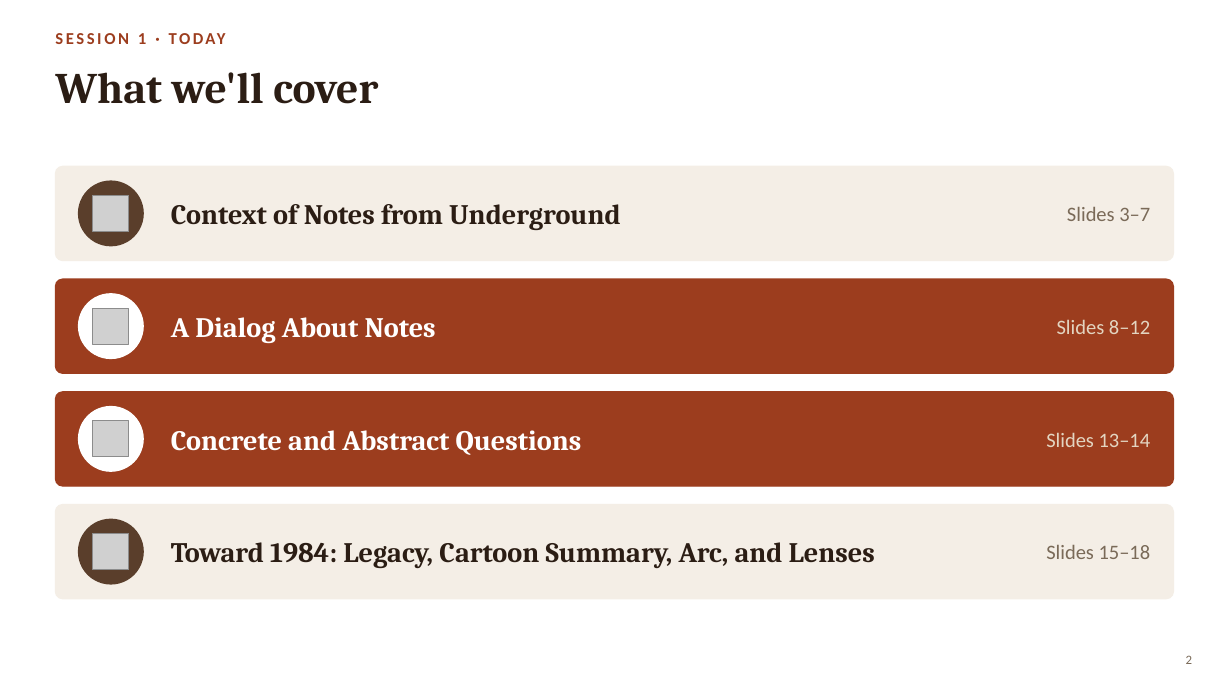
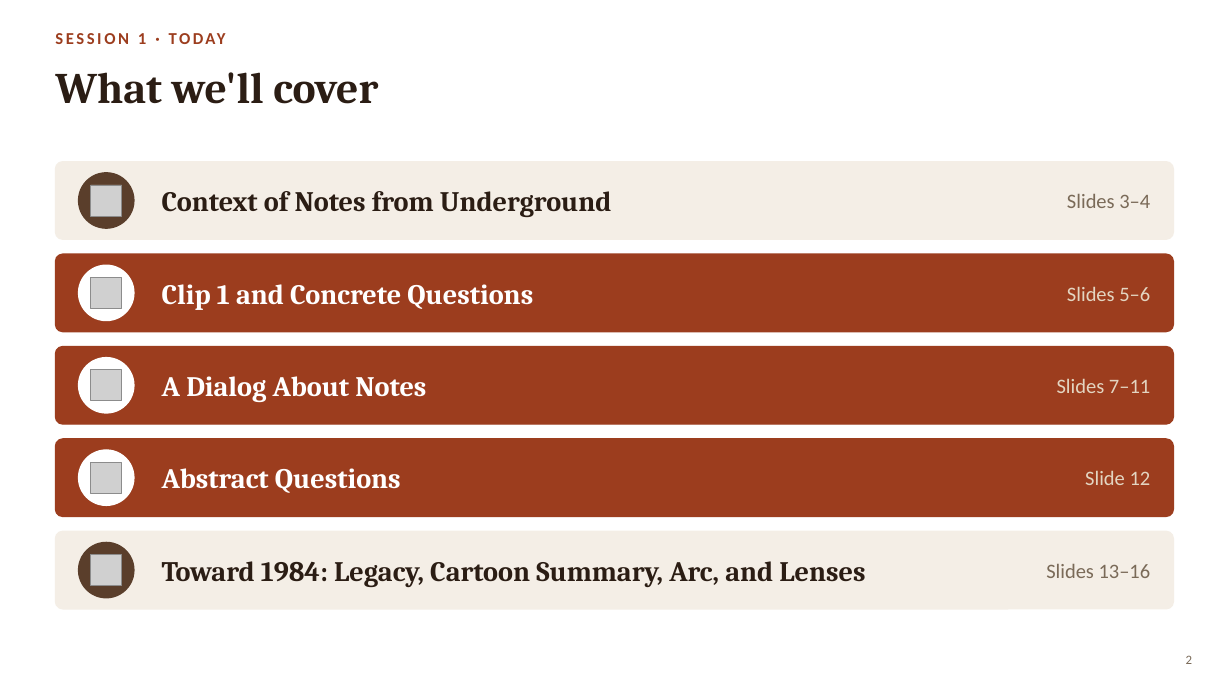
Before and after one commit to seaxelrod/BOLLI-f26-tales-of-defiance, a slide deck: slide 2 of mind_control_1/DMC_Week1_NotesFromUnderground.pptx. Drawn at 1232x693 pixels with LibreOffice and Linux fonts; fonts in the diff are those of the drawing; grey boxes stand for pictures. Boxes give left, top, right and bottom in pixels: in the first picture for what was removed or moved away, otherwise in the second. Text is boxed around its words. In the diff, an @@ line names an element or a change of style, - is before the commit and + after.

```diff
--- a/mind_control_1/DMC_Week1_NotesFromUnderground.pptx
+++ b/mind_control_1/DMC_Week1_NotesFromUnderground.pptx
@@ rounded rectangle: place and size @@
-rounded rectangle at <box>55,166,1174,261</box>
+rounded rectangle at <box>55,162,1174,239</box>
@@ ellipse: place and size @@
-ellipse at <box>79,181,143,246</box>
+ellipse at <box>79,173,134,228</box>
@@ text "Context of Notes from Underground": place and size @@
-text "Context of Notes from Underground" at <box>171,204,621,230</box>
+text "Context of Notes from Underground" at <box>162,191,612,217</box>
@@ picture: place and size @@
-picture at <box>92,195,128,231</box>
+picture at <box>91,185,122,216</box>
@@ text at <box>1067,194,1150,208</box>: text changed @@
-Slides 3–7
+Slides 3–4
@@ rounded rectangle: place and size @@
-rounded rectangle at <box>55,279,1174,373</box>
+rounded rectangle at <box>55,254,1174,332</box>
@@ ellipse: place and size @@
-ellipse at <box>79,294,143,359</box>
+ellipse at <box>79,265,134,321</box>
@@ picture: place and size @@
-picture at <box>92,421,128,457</box>
+picture at <box>91,277,122,309</box>
@@ text added at <box>162,284,533,310</box>, 22 pt, text #FFFFFF, bold @@
+Clip 1 and Concrete Questions
@@ text at <box>1067,287,1150,301</box>: text changed @@
-Slides 8–12
+Slides 5–6
@@ proportions changed in 3 elements at <box>55,162,1174,239</box>, <box>55,254,1174,332</box>, <box>55,347,1174,424</box> @@
@@ rounded rectangle: place and size @@
-rounded rectangle at <box>55,392,1174,486</box>
+rounded rectangle at <box>55,347,1174,424</box>
@@ ellipse: place and size @@
-ellipse at <box>79,407,143,471</box>
+ellipse at <box>79,358,134,413</box>
@@ text "A Dialog About Notes": place and size @@
-text "A Dialog About Notes" at <box>171,317,436,343</box>
+text "A Dialog About Notes" at <box>162,376,426,402</box>
@@ picture: place and size @@
-picture at <box>92,308,128,344</box>
+picture at <box>91,370,122,401</box>
@@ text at <box>1057,379,1150,393</box>: text changed @@
-Slides 13–14
+Slides 7–11
@@ rounded rectangle: place and size @@
-rounded rectangle at <box>55,505,1174,599</box>
+rounded rectangle at <box>55,439,1174,517</box>
@@ rounded rectangle at <box>55,439,1174,517</box>: fill #F4EEE6 to #9C3D1E; outline #F4EEE6 1 pt to #9C3D1E 1 pt; proportions changed @@
@@ ellipse: place and size @@
-ellipse at <box>79,519,143,584</box>
+ellipse at <box>79,450,134,506</box>
@@ ellipse at <box>79,450,134,506</box>: fill #5A3E2B to #FFFFFF; outline #5A3E2B 1 pt to #FFFFFF 1 pt @@
@@ picture added at <box>91,462,122,494</box> @@
@@ text at <box>162,468,401,493</box>: text changed @@
-Concrete and Abstract Questions
+Abstract Questions
@@ text at <box>1085,471,1151,485</box>: text changed; text colour #7A6A58 to #E3D5C1 @@
-Slides 15–18
+Slide 12
@@ rounded rectangle added at <box>55,531,1174,609</box>, fill #F4EEE6, outline #F4EEE6 1 pt @@
@@ text "Toward 1984: Legacy, Cartoon Summary, ...": place and size @@
-text "Toward 1984: Legacy, Cartoon Summary, ..." at <box>171,542,875,568</box>
+text "Toward 1984: Legacy, Cartoon Summary, ..." at <box>162,561,865,587</box>
@@ ellipse added at <box>79,543,134,598</box>, fill #5A3E2B, outline #5A3E2B 1 pt @@
@@ picture: place and size @@
-picture at <box>92,533,128,569</box>
+picture at <box>91,555,122,586</box>
@@ text added at <box>1046,564,1151,578</box>, 16 pt, text #7A6A58 @@
+Slides 13–16
```
Also in this commit, not shown: 8 other slides changed, 1 slide added, 3 slides removed, 13 other files.
